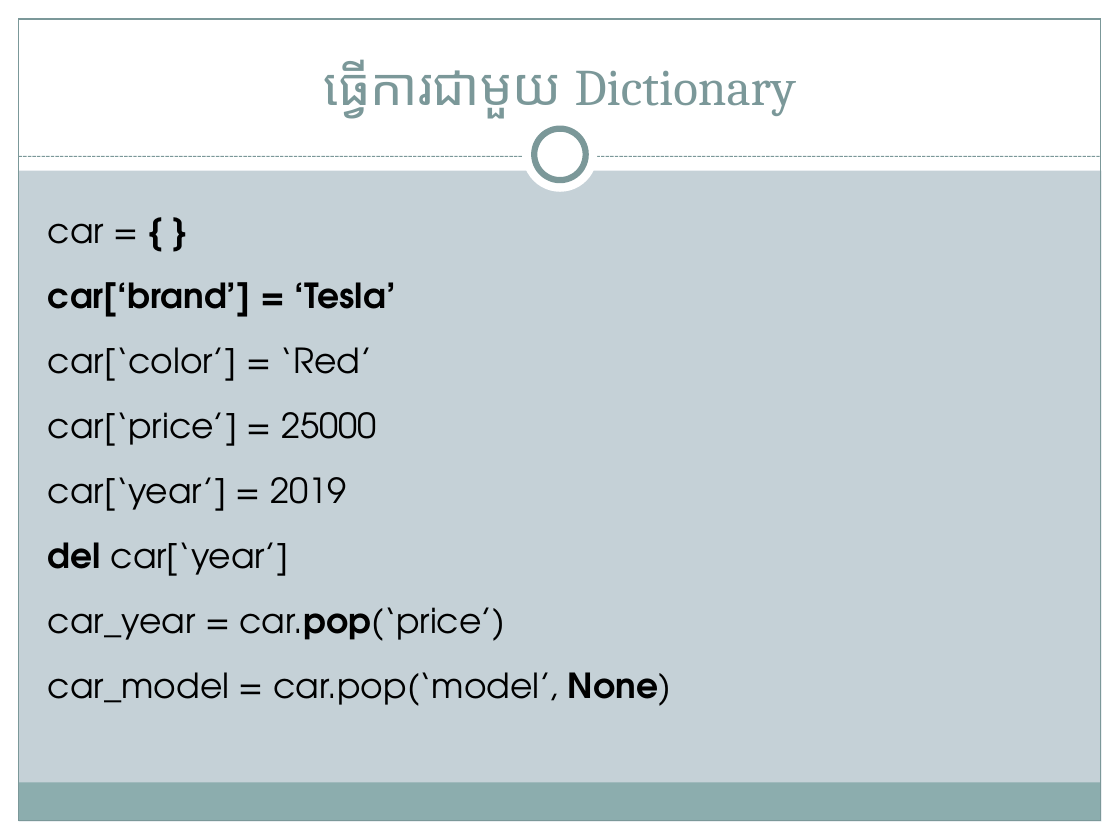
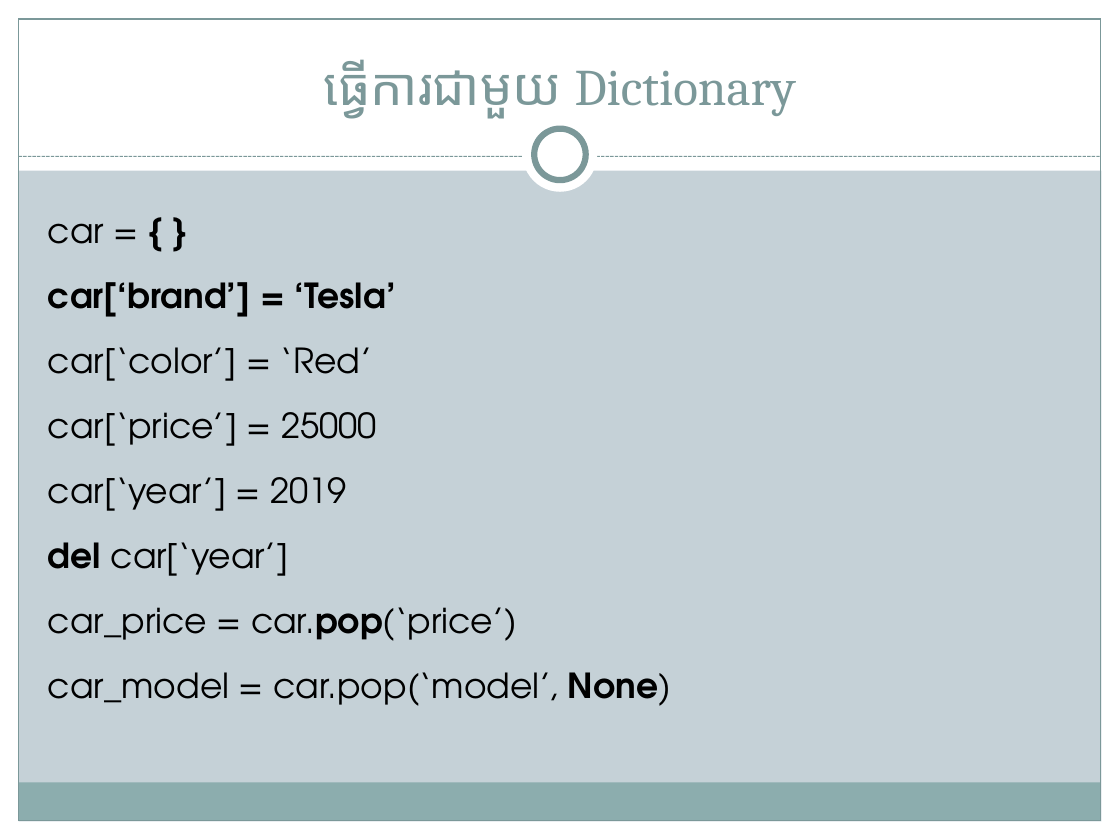
Before and after one commit to chhsambo/programming_with_python, a slide deck: slide 5 of Slides/Week 3 - Dictionary.pptx. Drawn at 1120x840 pixels with LibreOffice and Linux fonts; fonts in the diff are those of the drawing. Boxes give left, top, right and bottom in pixels: in the first picture for what was removed or moved away, otherwise in the second. Text is boxed around its words. In the diff, an @@ line names an element or a change of style, - is before the commit and + after.

```diff
--- a/Slides/Week 3 - Dictionary.pptx
+++ b/Slides/Week 3 - Dictionary.pptx
@@ text at box(48, 607, 517, 641): text changed @@
-car_year = car.pop(‘price’)
+car_price = car.pop(‘price’)
```
Also in this commit, not shown: 5 other files.
